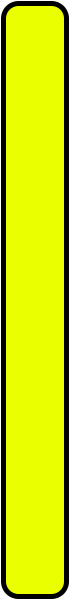
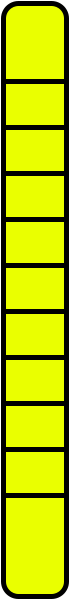
The second 70px x 600px image is a revision of the first. Changes to its layers:
added layer "Line 1" (1st of 10) (dissolve) above "Line 1" over (6, 171, 64, 176)
added layer "Line 1" (2nd of 10) (dissolve) above "Line 1" over (6, 217, 64, 222)
added layer "Line 1" (3rd of 10) (dissolve) above "Line 1" over (6, 263, 64, 268)
added layer "Line 1" (4th of 10) (dissolve) above "Line 1" over (6, 355, 64, 360)
added layer "Line 1" (5th of 10) (dissolve) above "Line 1" over (6, 401, 64, 406)
added layer "Line 1" (6th of 10) (dissolve) above "Line 1" over (6, 447, 64, 452)
added layer "Line 1" (7th of 10) (dissolve) above "Line 1" over (6, 493, 64, 498)
added layer "Line 1" (8th of 10) (dissolve) above "Line 1" over (6, 309, 64, 314)
added layer "Line 1" (9th of 10) (dissolve) above "Line 1" over (6, 125, 64, 130)
added layer "Line 1" (10th of 10) (dissolve) above "Rectangle 1" over (6, 79, 64, 84)
